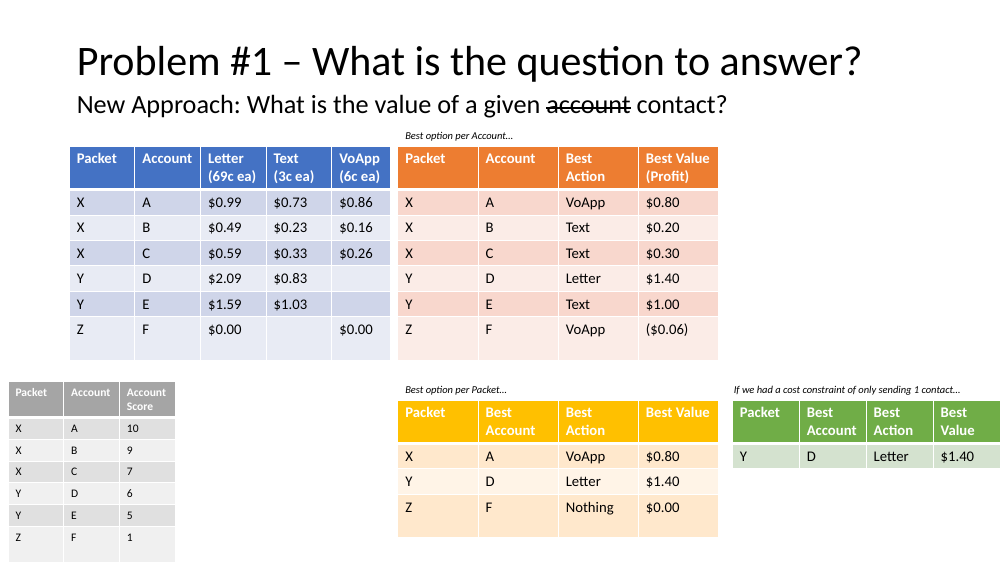
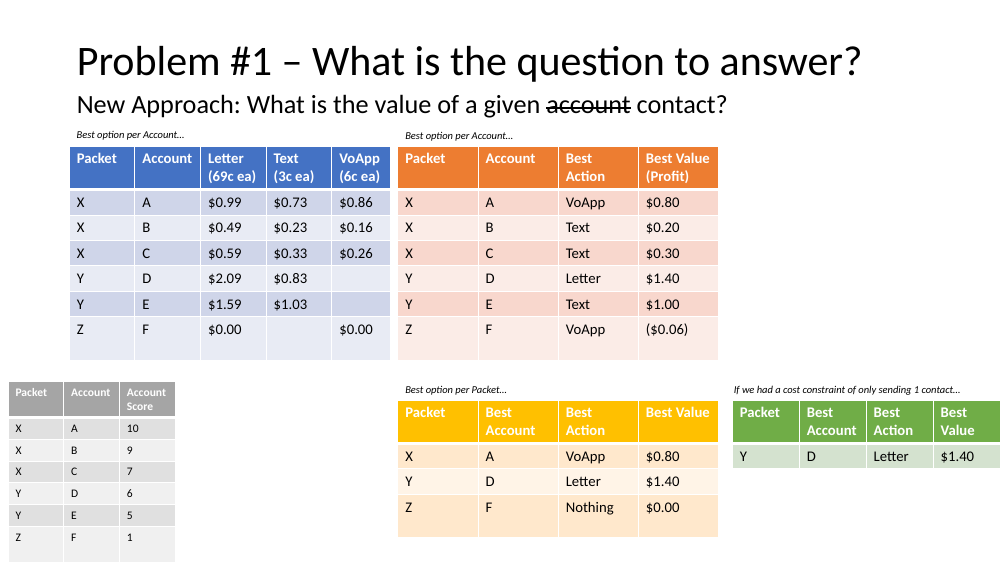
Before and after one commit to jasonchang2018/hh_hermes, a slide deck: slide 6 of doc/hermes-20230926.pptx. Drawn at 1008x567 pixels with LibreOffice and Linux fonts; fonts in the diff are those of the drawing. Boxes give left, top, right and bottom in pixels: in the first picture for what was removed or moved away, otherwise in the second. Text is boxed around its words. In the diff, an @@ line names an element or a change of style, - is before the commit and + after.

```diff
--- a/doc/hermes-20230926.pptx
+++ b/doc/hermes-20230926.pptx
@@ text added at (x1=77, y1=131, x2=184, y2=140), 10 pt, text #000000, italic @@
+Best option per Account…
```
Also in this commit, not shown: 3 other slides changed, 3 other files.
